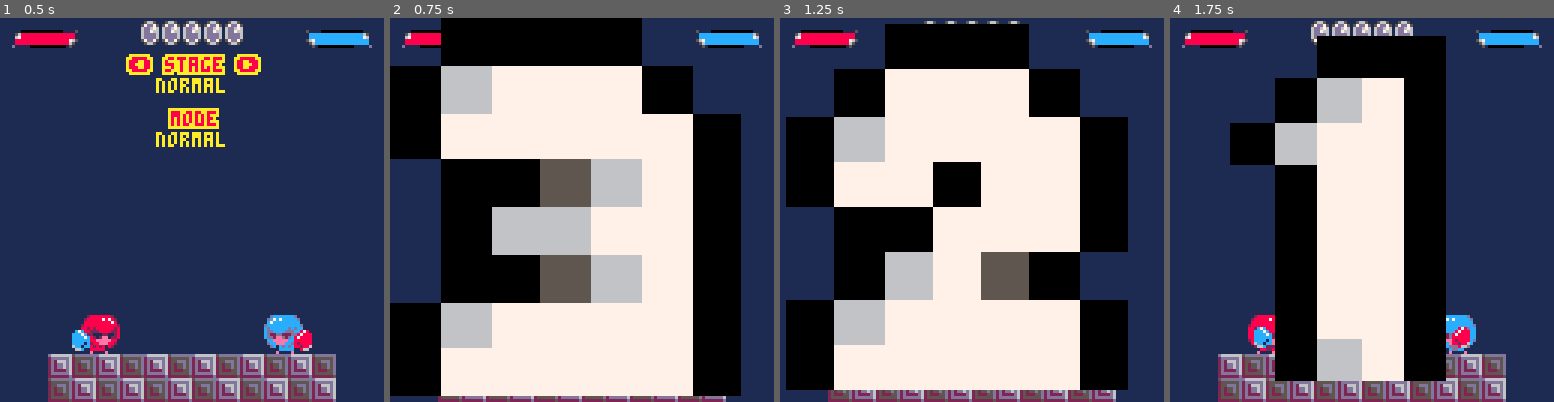
Above: before the commit, frames 1-4 (left to right).
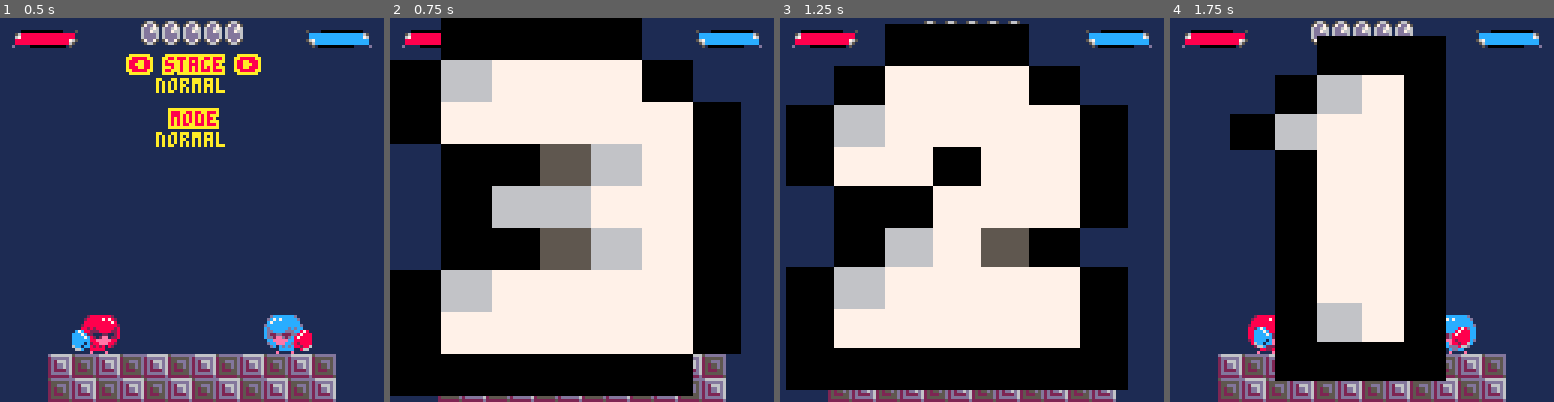
Above: after the commit, the same moments.

Repository: davidjtferguson/dancejab
Game: PICO-8 cartridge jab.p8
The game is run twice, just before and just after one commit, with the same random seed, the same clock (stepped at 60 frames per second) and the same inputs.
Inputs:
- Up to frame 1 (0.5 s): tap X (X key) at 0.33 s
- Up to frame 2 (0.75 s): tap O (Z key) at 0.7 s
- Up to frame 3 (1.25 s): tap X (X key) at 1.07 s
- Up to frame 4 (1.75 s): hold Right from 1.6 s (still down); tap O (Z key) at 1.7 s

Frame 1 is identical in both runs. In frame 2, 25% of the frame differs, in the area x 0-92%, y 10-99%; in frame 3, 24%; in frame 4, 5.4%.

Commit message:
loop taunt sfx. flash tredmill arrows. prevent stuck in eachother on tredmill. increased jab lag 10->14. other bug fixes

Diff:
--- a/jab.p8
+++ b/jab.p8
@@ -17,7 +17,7 @@
   -- if screwing around with these
   dashframes=7,
   jabframes=7,
-  jablagframes=10,
+  jablagframes=14,
   connectlagframes=19,
 
   hitpauseframes=7,
@@ -186,6 +186,8 @@
  currentupdate=updatemenu
  currentdraw=drawmenu
 
+ effects={}
+
  p1.anim=p1.animidle
  p2.anim=p2.animidle
 end
@@ -433,7 +435,7 @@
   av.yvel=0
 
   --tredmill tiles
-  if av.state!="won" and av.oav.state!="won" then
+  if av.state!="won" and av.oav.state!="won" and not collidingwithotherav(av) then
    if checkavflagarea(
      globalbox(av,av.hurtbox),1) then
     av.x-=0.25
@@ -502,16 +504,14 @@
    if btn(⬆️,av.no) then
     if not av.updown then
      av.updown=true
-     --sfx(58,av.no+1)
-     sfx(58)
+     sfx(58,av.no*2)
     end
 
     av.anim=av.animuptaunt
    elseif btn(⬇️,av.no) then
     if not av.downdown then
      av.downdown=true
-     --sfx(59,av.no+1)
-     sfx(59)
+     sfx(59,(av.no*2)+1)
     end
     av.anim=av.animdowntaunt
    else
@@ -520,12 +520,12 @@
 
    if not btn(⬆️,av.no) then
     av.updown=false
-    --sfx(-1,av.no+1)
+    sfx(-1,av.no*2)
    end
 
    if not btn(⬇️,av.no) then
     av.downdown=false
-    --sfx(-1,av.no+1)
+    sfx(-1,(av.no*2)+1)
    end
   end
 
@@ -634,8 +634,7 @@
  end
 
  --collide with eachother
- if collidingwithotherav(av)
- then
+ if collidingwithotherav(av) then
   --dashing into someone makes you bounce off
   -- so walking is strong against dashing
   if av.state=="dash" then
@@ -838,17 +837,36 @@
  local offset=8
  if (countdownno==1) offset=0
 
- sspr(xcorner,16,8,8,
+ sspr(xcorner,16,8,9,
   ct/2,ct/2,
   (128-ct)+offset,128-ct)
 end
+
+stagetimer=0
+stagetoggletime=45
 
 function drawgame()
  --think this drops us to 30fps?
  --drawbackground()
+
+ --draw tredmill arrows as flashing
+	-- (assumes col 8 and 12 aren't used anywhere else but the arrows)
+ stagetimer+=1
+
+ if stagetimer >=stagetoggletime then
+  pal(12,1)
+  pal(8,2)
+ end
+
+ if stagetimer >=(stagetoggletime*2) then
+  stagetimer=0
+ end
+
  map(sstage.camerax/8,sstage.cameray/8,
   0,0,
   16,16)
+
+ resetpal()
 
  drawav(p1)
 
@@ -964,6 +982,10 @@
 
  drawing(p2)
 
+ resetpal()
+end
+
+function resetpal()
  pal()
  palt(0,false)
  palt(11,true)
@@ -1012,7 +1034,7 @@
 end
 
 -->8
- --collisions
+--collisions
 
 --convert box from av local
 -- to global coords
Not shown, changed: the sound effects (__sfx__) section of jab.p8
